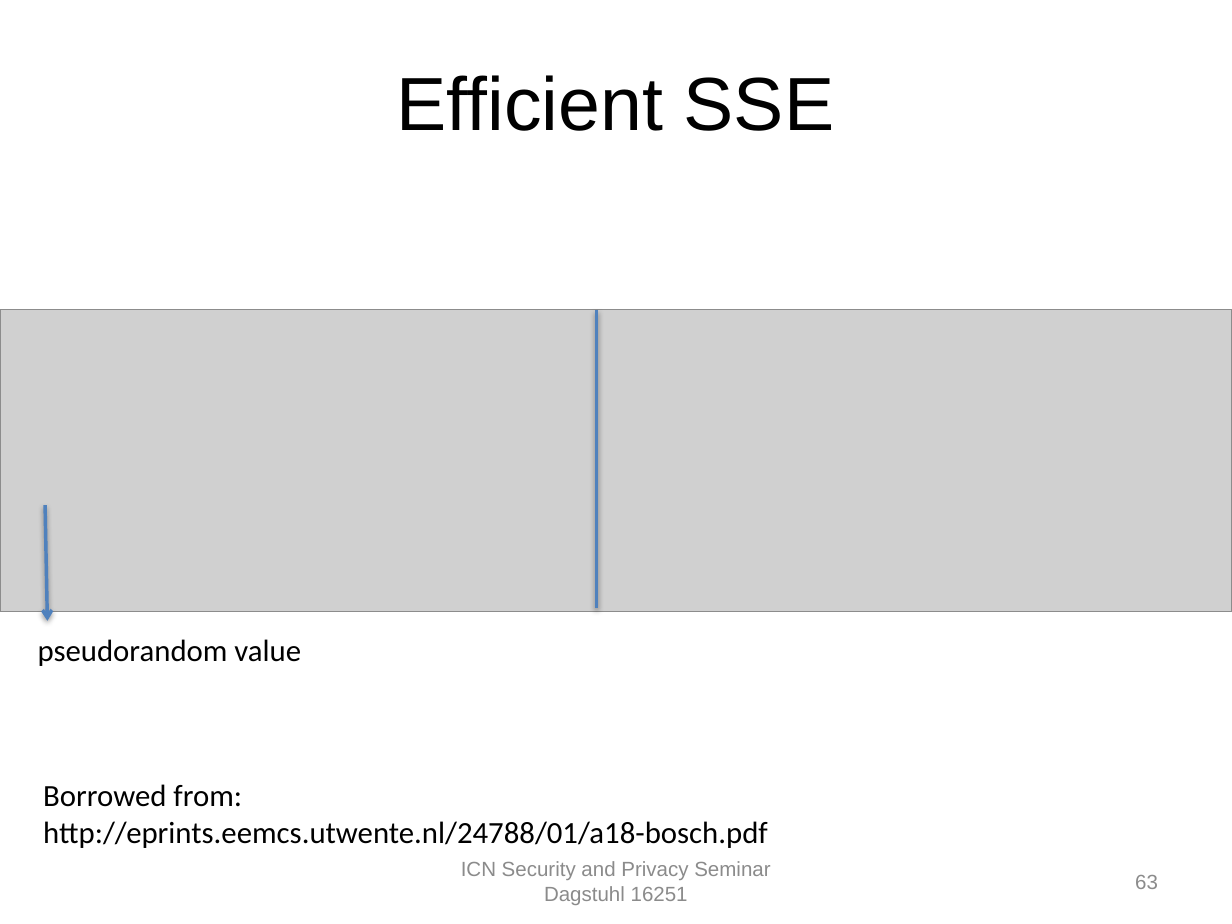
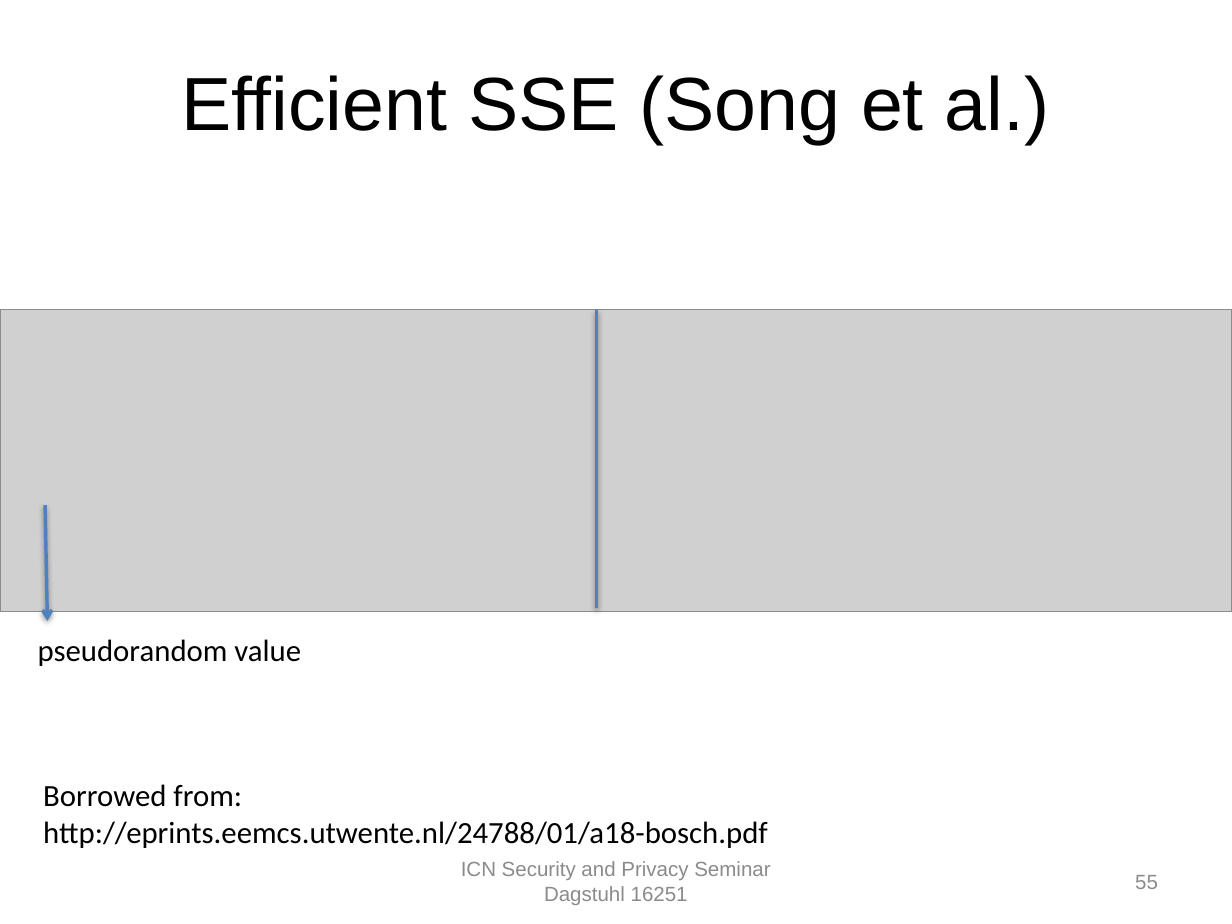
Before and after one commit to chris-wood/dagstuhl16-icn-privacy, a slide deck: slide 55 of talks/crypto_overview.pptx (slide 63 before the commit). Drawn at 1232x924 pixels with LibreOffice and Linux fonts; fonts in the diff are those of the drawing; grey boxes stand for pictures; background and template pictures are left out. Boxes give left, top, right and bottom in pixels: in the first picture for what was removed or moved away, otherwise in the second. Text is boxed around its words. In the diff, an @@ line names an element or a change of style, - is before the commit and + after.

```diff
--- a/talks/crypto_overview.pptx
+++ b/talks/crypto_overview.pptx
@@ title at [181, 75, 1049, 145]: text changed @@
-Efficient SSE
+Efficient SSE (Song et al.)
@@ page number at [1135, 875, 1158, 889]: text changed @@
-63
+55
```
Also in this commit, not shown: 27 other slides changed, 3 slides added, 14 slides removed.
